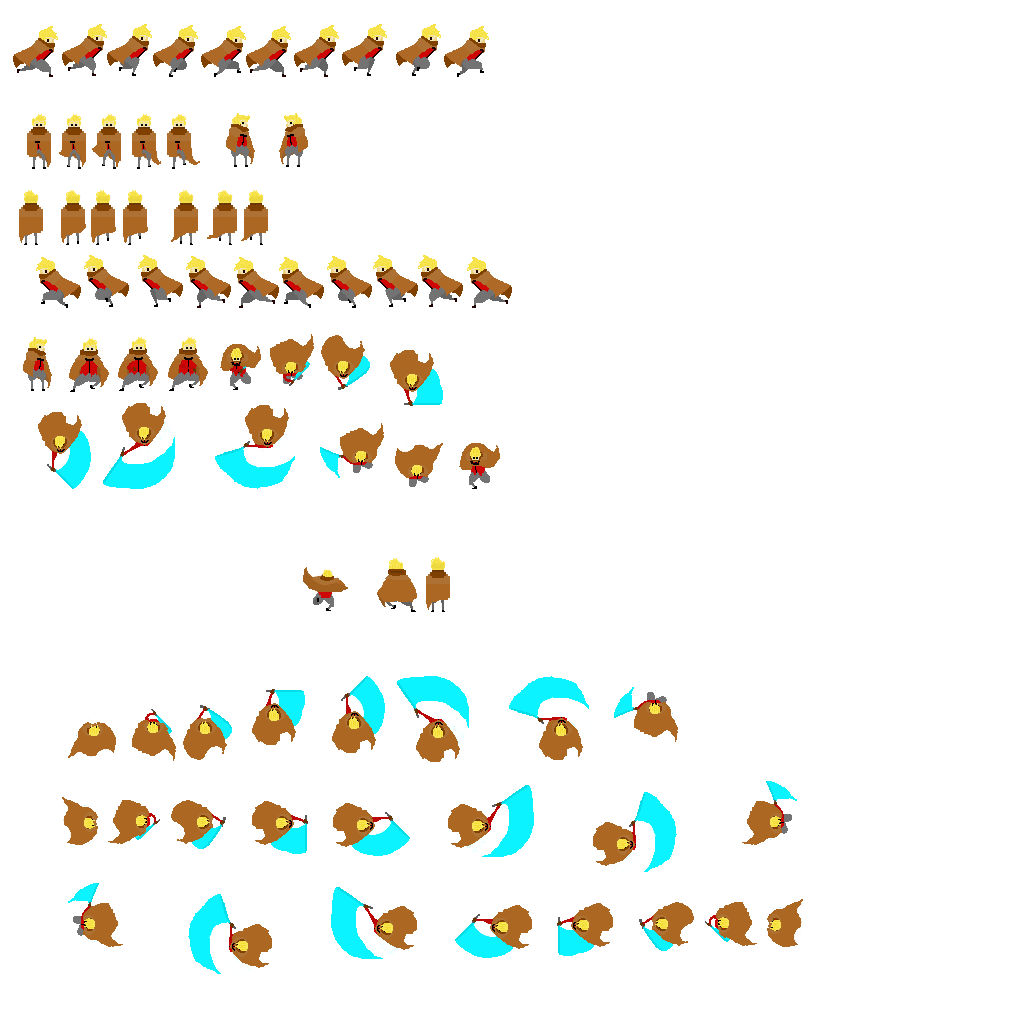
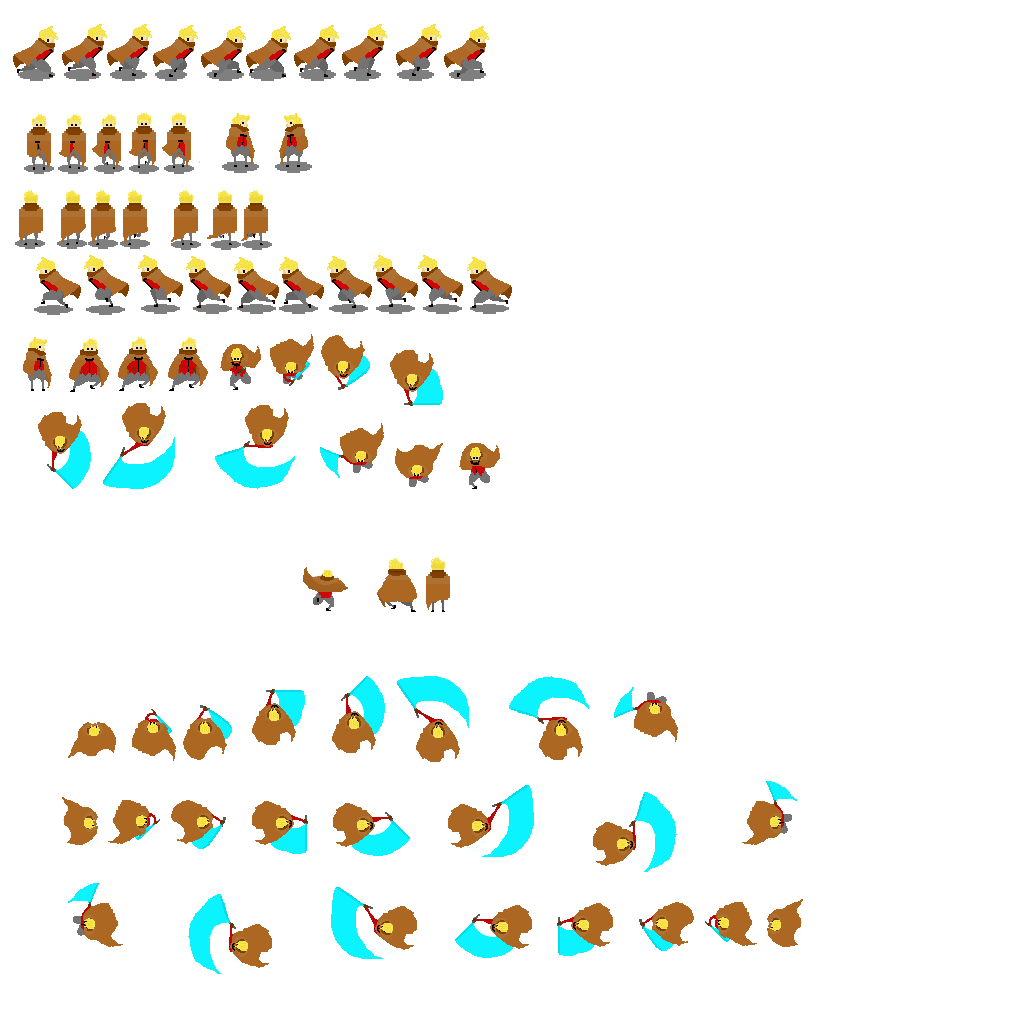
Revision of a layered 1024×1024 image; what changed, layer by layer:
added layer "Layer 7 copy" above "Layer 7" over [132, 113, 192, 169]
added layer "Layer 7" above "Layer 8" over [129, 113, 192, 169]
painted on "Layer 1" over [24, 114, 253, 246]
added layer "Layer 6 copy 28" (50%) above "Layer 6 copy 27" over [470, 304, 509, 314]
added layer "Layer 6 copy 27" (50%) above "Layer 6 copy 26" over [423, 304, 462, 314]
added layer "Layer 6 copy 26" (50%) above "Layer 6 copy 25" over [376, 304, 415, 314]
added layer "Layer 6 copy 25" (50%) above "Layer 6 copy 24" over [329, 304, 368, 314]
added layer "Layer 6 copy 24" (50%) above "Layer 6 copy 23" over [279, 304, 318, 314]
added layer "Layer 6 copy 23" (50%) above "Layer 6 copy 22" over [237, 304, 276, 314]
added layer "Layer 6 copy 22" (50%) above "Layer 6 copy 21" over [193, 304, 232, 314]
added layer "Layer 6 copy 21" (50%) above "Layer 6 copy 20" over [141, 304, 180, 314]
added layer "Layer 6 copy 20" (50%) above "Layer 6 copy 19" over [86, 305, 125, 315]
added layer "Layer 6 copy 19" (50%) above "Layer 6 copy 18" over [34, 305, 73, 315]
added layer "Layer 6 copy 6" (50%) above "Layer 6 copy 5" over [275, 161, 312, 173]
added layer "Layer 6 copy 5" (50%) above "Layer 6 copy 4" over [222, 161, 259, 173]
added layer "Layer 6 copy 4" (50%) above "Layer 6 copy 3" over [249, 69, 286, 81]
added layer "Layer 6 copy 3" (50%) above "Layer 6 copy 2" over [207, 69, 244, 81]
added layer "Layer 6 copy 32" (50%) above "Layer 6 copy 31" over [449, 69, 486, 81]
added layer "Layer 6 copy 31" (50%) above "Layer 6 copy 30" over [397, 69, 434, 81]
added layer "Layer 6 copy 30" (50%) above "Layer 6 copy 29" over [344, 69, 381, 81]
added layer "Layer 6 copy 29" (50%) above "Layer 6 copy" over [299, 69, 336, 81]
added layer "Layer 6 copy" (50%) above "Layer 6" over [110, 69, 147, 81]
added layer "Layer 6" (50%) above "Layer 5" over [64, 69, 101, 81]
added layer "Layer 5" (50%) over [18, 69, 55, 81]
…and 16 more changes (16 added)
